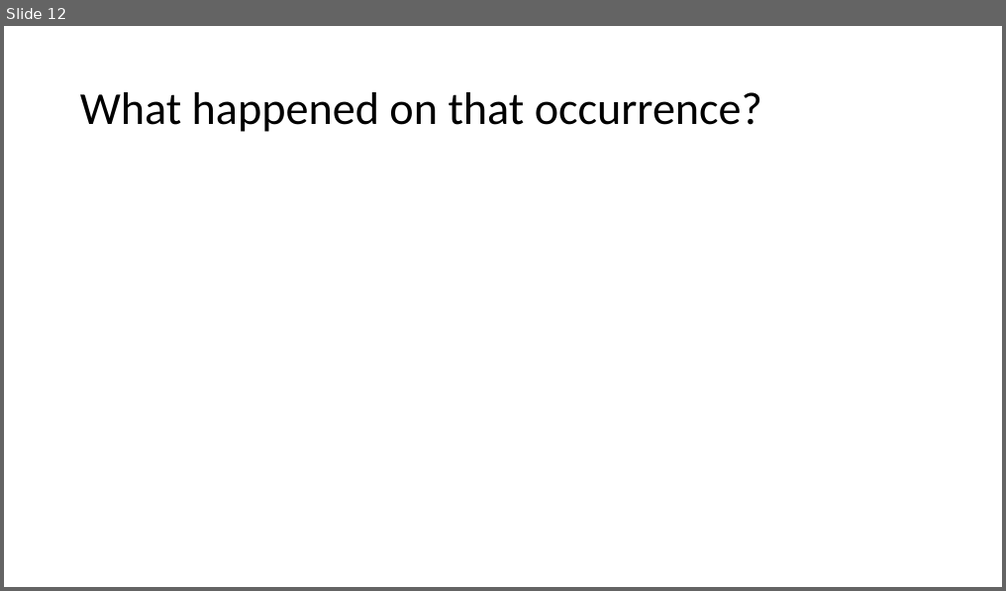
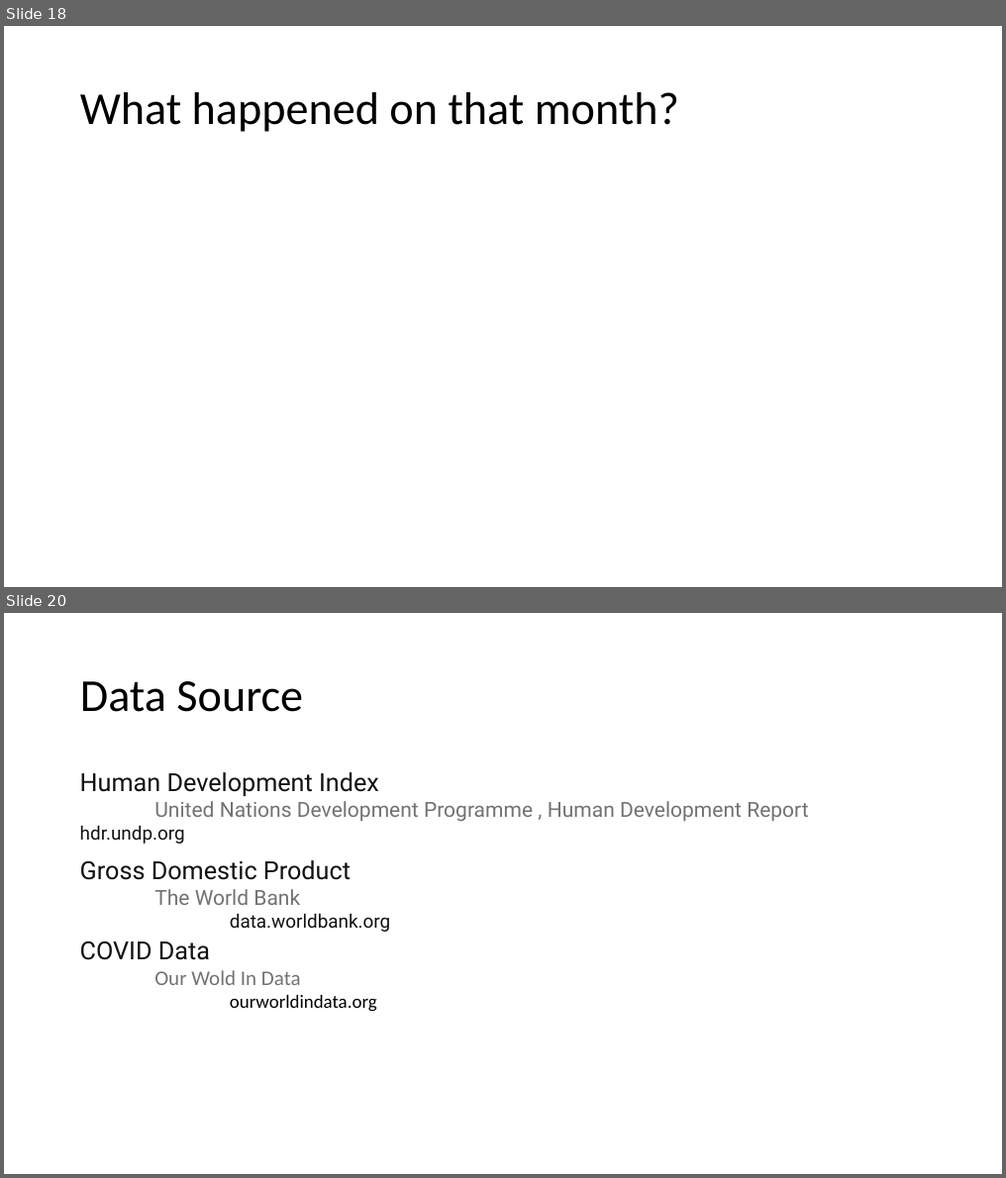
Before and after one commit to HadiSyahputraa/World-WIde-COVID, a slide deck: Final_Report.pptx. Shown one above the other, each under a label of ours: slide 12 before the commit, slides 18 and 20 after it; the slides between them are not shown. The pictures are 1006x591 and 1006x1178 pixels, drawn with LibreOffice and Linux fonts; fonts in the diff are those of the drawing. Boxes give left, top, right and bottom in pixels: in the first picture for what was removed or moved away, otherwise in the second. Text is boxed around its words. In the diff, an @@ line names an element or a change of style, - is before the commit and + after.

Commit message:
progress on final report
Adding a miore trusted source of HDI and GDP, and also adding proggress on final presentation

```diff
--- a/Final_Report.pptx
+++ b/Final_Report.pptx
@@ slide 20 added at (4,613,1002,1174), background #FFFFFF @@
@@ title added at (80,681,303,712), 44 pt, text #000000 @@
+Data Source
@@ text added at (80,772,808,844), 20 pt, text #767171 @@
+Human Development Index
+United Nations Development Programme , Human Development Report hdr.undp.org
@@ text added at (80,861,390,932), 24 pt, text #111111 @@
+Gross Domestic Product
+The World Bank
+data.worldbank.org
@@ text added at (80,942,377,1012), 18 pt, text #000000 @@
+COVID Data
+Our Wold In Data
+ourworldindata.org
@@ what was slide 12 is now slide 18 @@
@@ slide 18 changed as well @@
@@ title at (80,92,679,132): text changed @@
-What happened on that occurrence?
+What happened on that month?
```
Also in this commit, not shown: 10 other slides changed, 6 other slides added, 2 slides removed, 14 other files.
